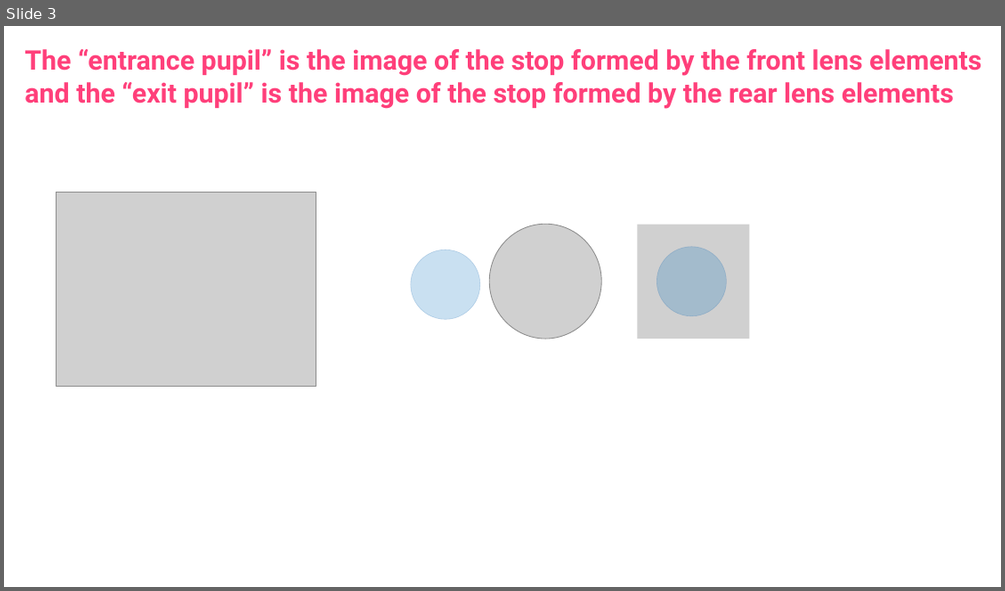
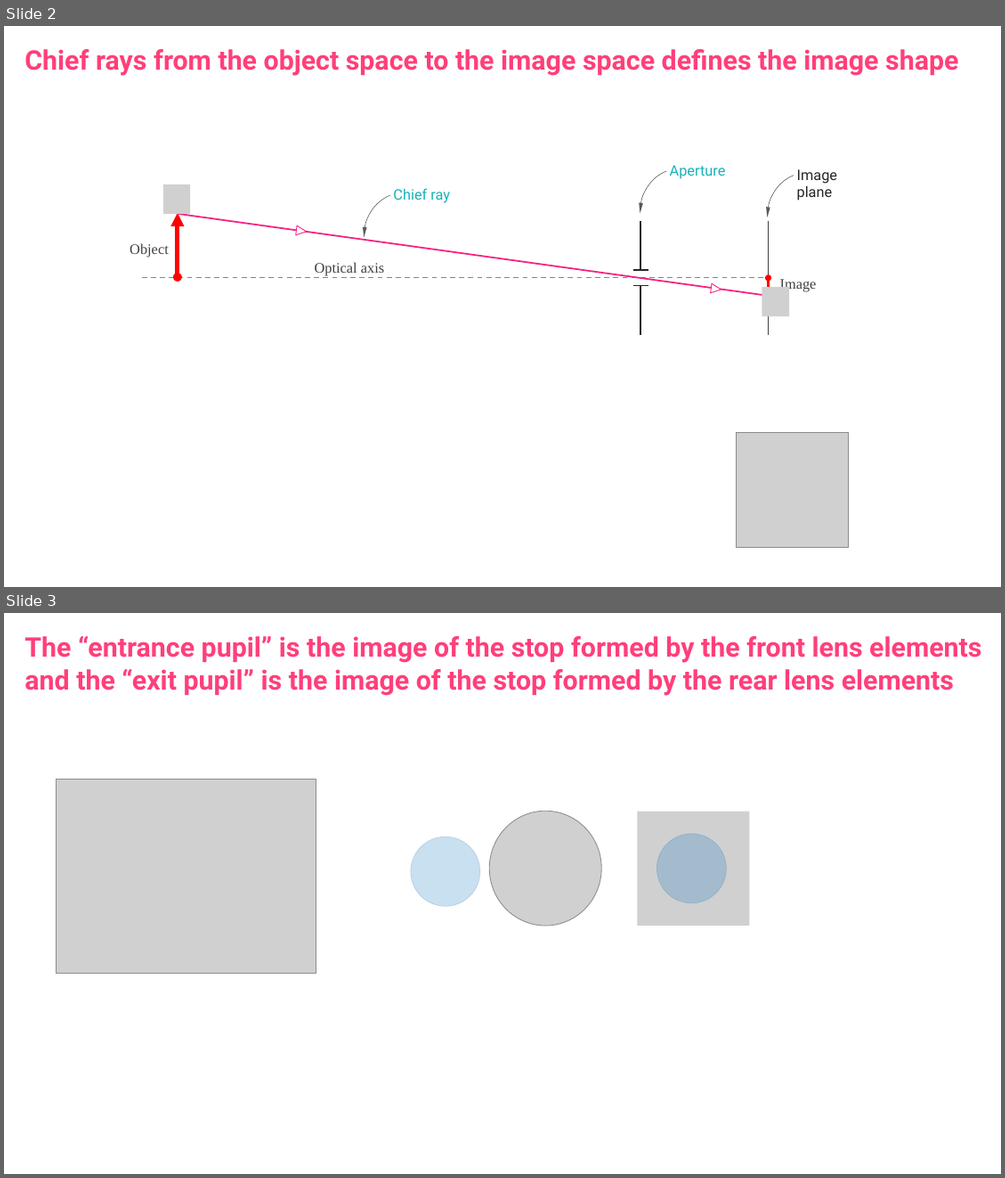
Before and after one commit to indranilsinharoy/phd-artifacts, a slide deck: defense/ModelSlides.pptx. Shown one above the other, each under a label of ours: slide 3 before the commit, slides 2 and 3 after it. The pictures are 1005x591 and 1005x1178 pixels, drawn with LibreOffice and Linux fonts; fonts in the diff are those of the drawing; grey boxes stand for pictures. Boxes give left, top, right and bottom in pixels: in the first picture for what was removed or moved away, otherwise in the second. Text is boxed around its words. In the diff, an @@ line names an element or a change of style, - is before the commit and + after.

```diff
--- a/defense/ModelSlides.pptx
+++ b/defense/ModelSlides.pptx
@@ slide 2 added at [4,26,1001,587], background #FFFFFF @@
@@ text added at [24,49,958,76], 26 pt, text #FF3F7A, bold @@
+Chief rays from the object space to the image space defines the image shape
@@ picture added at [163,184,190,214] @@
@@ arc (boxed as its full ellipse) added at [640,168,720,257], outline #595959 0.5 pt @@
@@ text added at [670,165,726,179], 14 pt, text #17B2B6 @@
+Aperture
@@ arc (boxed as its full ellipse) added at [768,173,847,260], outline #595959 0.5 pt @@
@@ text added at [797,169,838,200], 14 pt, text #262626 @@
+Image plane
@@ arc (boxed as its full ellipse) added at [364,192,443,281], outline #595959 0.5 pt @@
@@ text added at [393,188,450,203], 14 pt, text #17B2B6 @@
+Chief ray
@@ line added from (177, 214) to (769, 296), #F52080 1.5 pt @@
@@ double arrow added from (178, 277) to (178, 213), #FF0000 4.25 pt @@
@@ triangle added at [296,225,307,236], fill #FFFFFF, outline #F52080 0.75 pt @@
@@ line added from (769, 220) to (769, 335), #404040 1.25 pt @@
@@ text added at [129,243,169,257], 14 pt, text #404040 @@
+Object
@@ text added at [315,262,384,276], 14 pt, text #404040 @@
+Optical axis
@@ line added from (142, 278) to (769, 278), #00B0F0 1.25 pt dashed @@
@@ group added at [633,220,647,335]: 4 lines @@
@@ triangle added at [711,283,721,294], fill #FFFFFF, outline #F52080 0.75 pt @@
@@ picture added at [762,287,790,316] @@
@@ double arrow added from (769, 278) to (769, 298), #FF0000 3 pt @@
@@ text added at [780,279,817,292], 14 pt, text #404040 @@
+Image
@@ picture added at [736,432,849,547] @@
```
Also in this commit, not shown: 1 slide removed.
